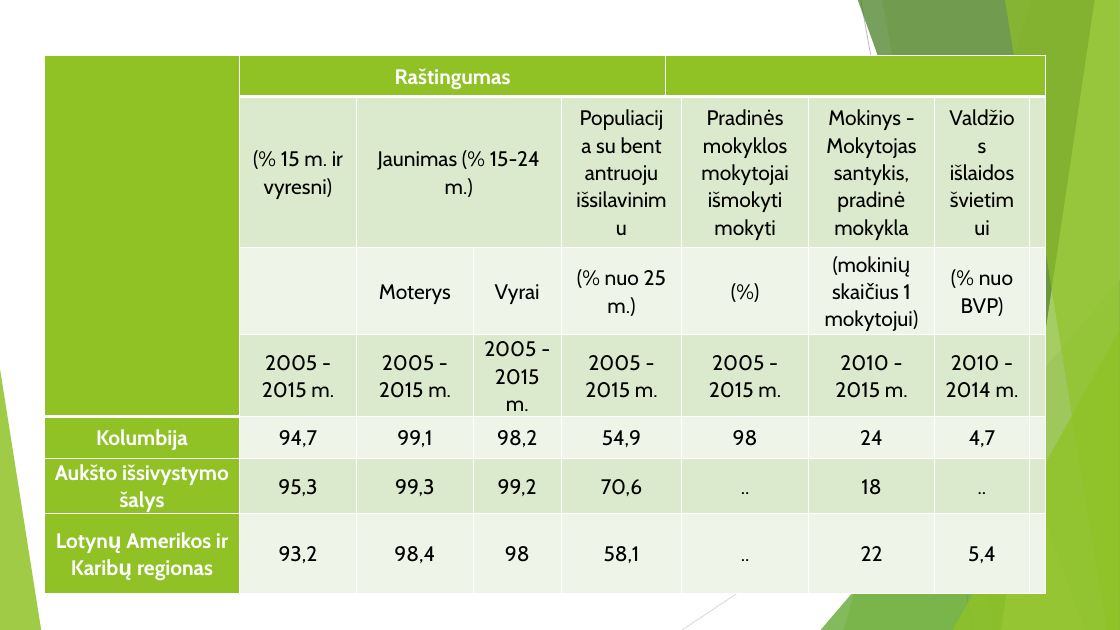
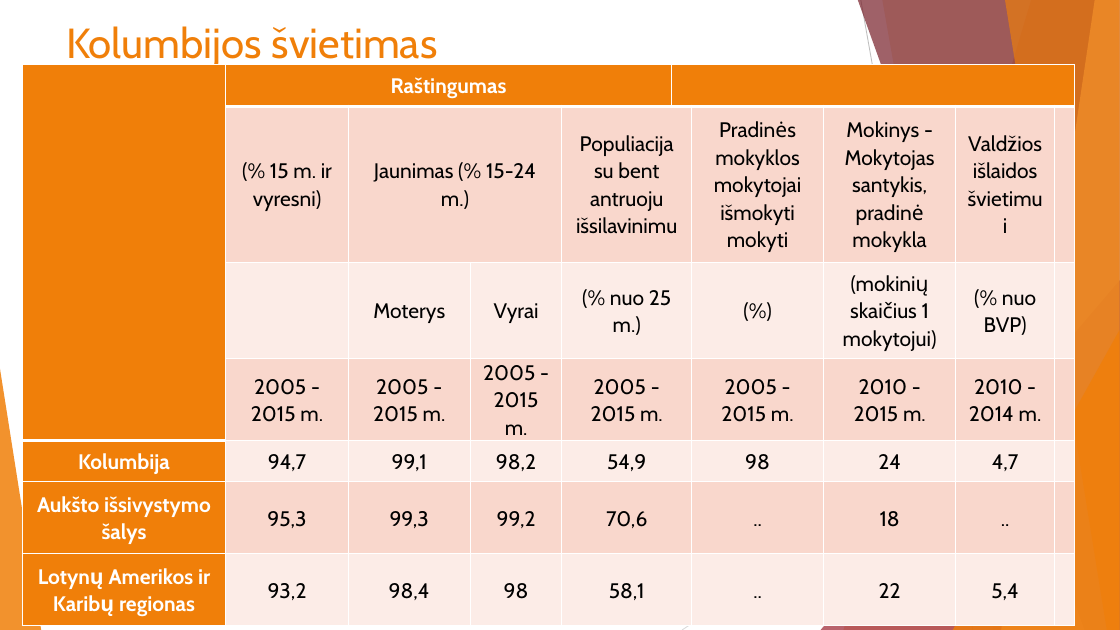
Before and after one commit to ZilvinasAbr/SocialinesRaidosProjektas, a slide deck: slide 15 of Pristatymas.pptx (slide 16 before the commit). Drawn at 1120x630 pixels with LibreOffice and Linux fonts; fonts in the diff are those of the drawing. Boxes give left, top, right and bottom in pixels: in the first picture for what was removed or moved away, otherwise in the second. Text is boxed around its words. In the diff, an @@ line names an element or a change of style, - is before the commit and + after.

```diff
--- a/Pristatymas.pptx
+++ b/Pristatymas.pptx
@@ title added at (66,26,438,68), 36 pt, text #F07F09 @@
+Kolumbijos švietimas
@@ freeform shape at (844,0,1120,630): fill #90C226 at 30% opacity to #F07F09 at 30% opacity @@
@@ freeform shape at (858,0,1120,630): fill #3F7819 at 70% opacity to #771F28 at 70% opacity @@
@@ freeform shape at (882,0,1120,630): fill #90C226 at 20% opacity to #F07F09 at 20% opacity @@
@@ freeform shape at (1002,0,1120,630): fill #C0E474 at 70% opacity to #F9B268 at 70% opacity @@
@@ freeform shape at (1005,0,1120,630): fill #90C226 at 65% opacity to #F07F09 at 65% opacity @@
@@ table at (22,65,1074,623) @@
@@ fill #90C226 to #F07F09 in 6 cells @@
@@ fill #DBE9CD to #F9D8CC in 23 cells @@
@@ fill #EEF4E8 to #FCECE7 in 24 cells @@
@@ table: place and size @@
-table at (45,55,1046,589)
+table at (22,65,1074,623)
@@ triangle at (821,280,1120,630): fill #54A021 at 72% opacity to #9F2936 at 72% opacity @@
@@ triangle at (953,330,1120,630): fill #90C226 at 80% opacity to #F07F09 at 80% opacity @@
@@ triangle at (0,369,41,630): fill #90C226 at 85% opacity to #F07F09 at 85% opacity @@
```
Also in this commit, not shown: 15 other slides changed, 9 slides added, 1 slide removed, 1 other file.
